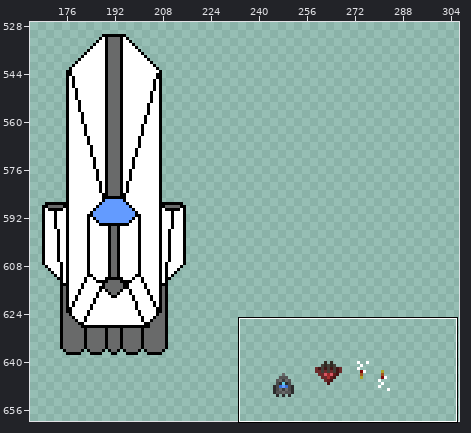
Pixel-art file: 2025JamSprites.aseprite. Above, an overview of the earlier version with the close-up marked.
Close-up. First the earlier version:
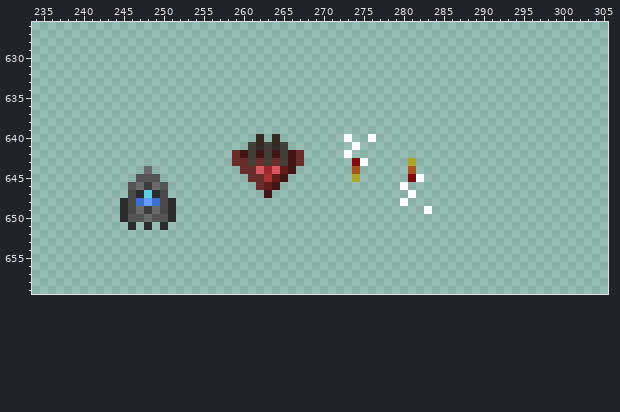
460x691 pixels, 1 frame. Shown: x 234..305, y 626..659. The wide view leaves out empty margins.
The same view after the edit:
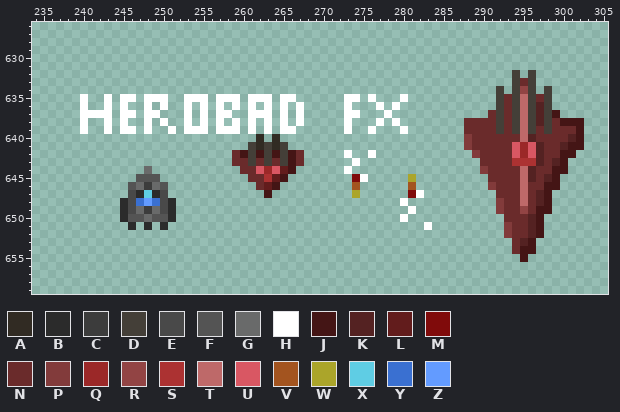
Palette (. is transparent): A #312b23  B #2b2b2b  C #3c3c3c  D #443f38  E #494949  F #545454  G #696a6a  H #ffffff  J #441515  K #542222  L #621c1c  M #800b0b  N #6a2b2b  P #823b3b  Q #9b2828  R #924444  S #ac3232  T #be6969  U #d95763  V #a3541f  W #aba52a  X #5fcde4  Y #3a70d1  Z #639bff
The edit:
Changed rows in their new state; - is an unchanged pixel.
first column x 240:
632 ------------------------------------------------------D-D------
633 ------------------------------------------------------DND------
634 ----------------------------------------------------D-DRD-D----
635 H--H-HH-HHH--HHH-HHH-HHH-HH------HH-H---H-----------DNDTDND----
636 H--H-H--H-H--H-H-H-H-H-H-H-H-----H---H-H------------DNDTDKD----
637 HHHH-HH-HH---H-H-HH--HHH-H-H-----HH---H------------NDNDTDKDJ---
638 H--H-H--H-H--H-H-H-H-H-H-H-H-----H---H-H--------NNNNDNDTDKDNJJJ
639 H--H-HH-H--H-HHH-HHH-H-H-HH------H--H---H-------NNNNDNDTDNDNNNJ
640 ---------------------------------.--.-----------PNNNNNNTKNNNNKJ
641 ----------------------------------.-------------PNNNNNUQUKNNKJJ
642 ------------------------------------H------------PNNNNUQUKNNJJ-
643 ----------------------------------H.-----.--------NNNNSSSKNKJ--
644 ---------------------------------H.------.--------PNNNNTKNNJJ--
645 ----------------------------------MH-----W.--------NNNNTKNKJ---
646 ----------------------------------V-----.V---------PNNNTNNJJ---
647 ----------------------------------W------MH---------NNNTNKJ----
648 ----------------------------------------------------PNNTNKJ----
649 -----------------------------------------H-.--------PNNRNJJ----
650 ----------------------------------------H------------NNNKJ-----
651 -------------------------------------------H---------PNNKJ-----
652 -----------------------------------------------------PNNKJ-----
653 ------------------------------------------------------NKJ------
654 ------------------------------------------------------NJJ------
655 -------------------------------------------------------J-------
